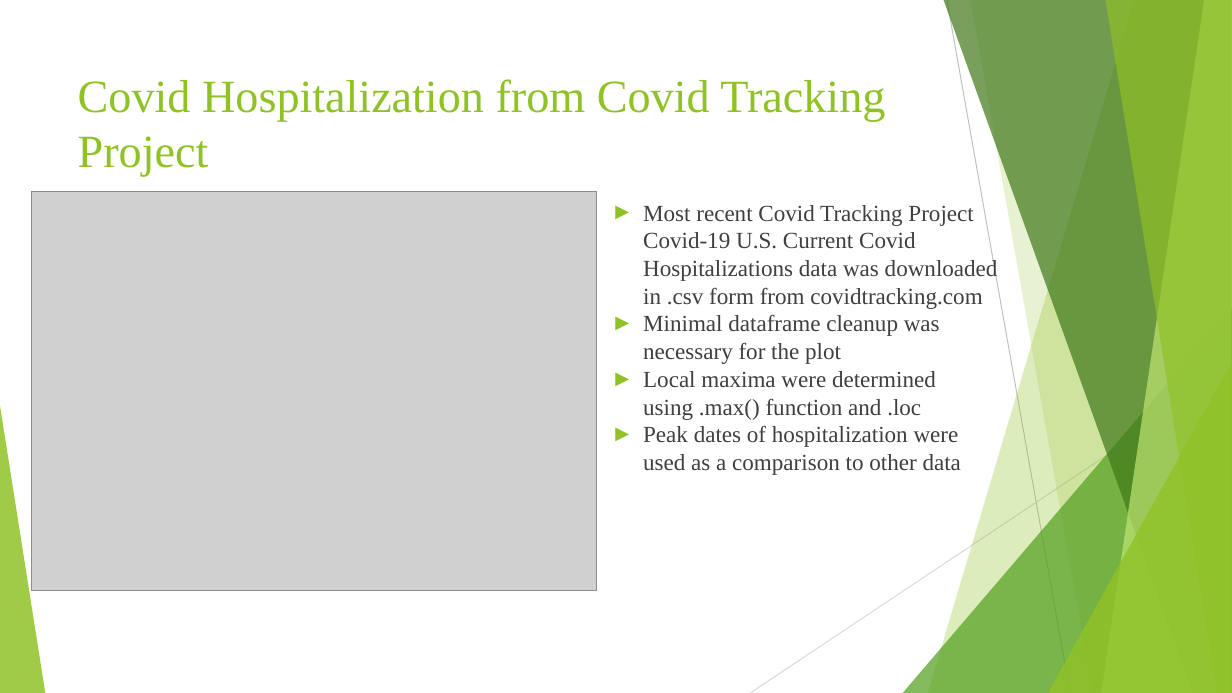
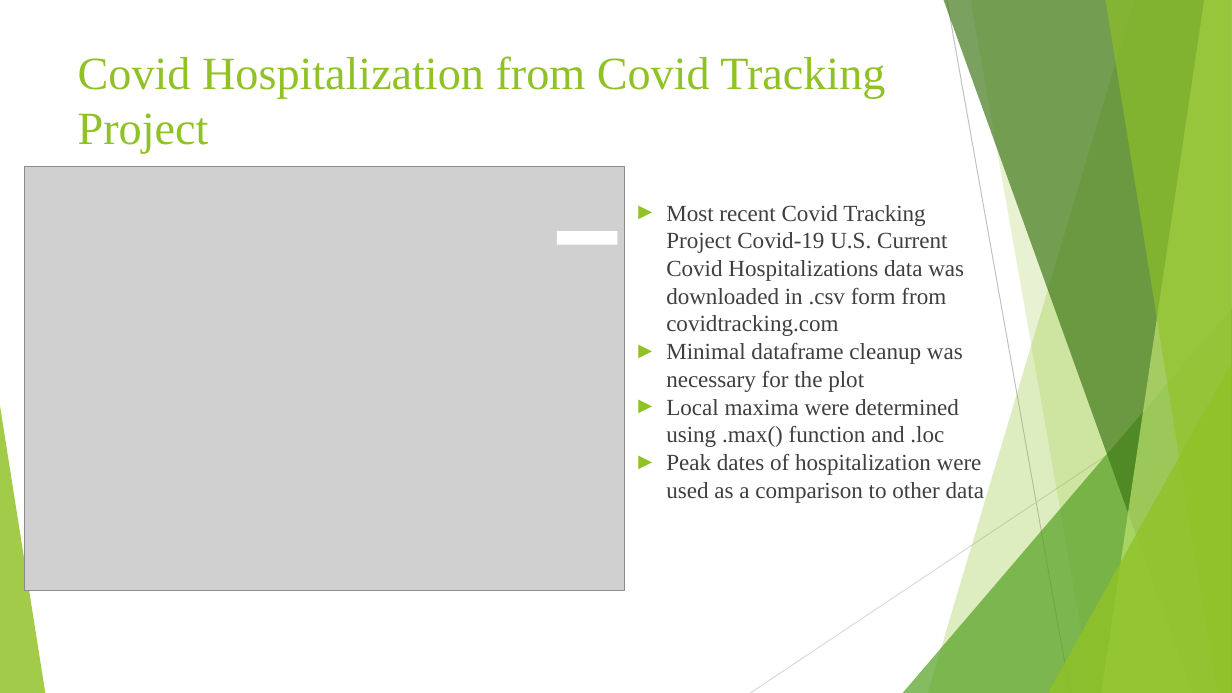
Before and after one commit to emmobley63/Project_1, a slide deck: slide 5 of Group 2 PowerPoint Presentation.pptx (slide 4 before the commit). Drawn at 1232x693 pixels with LibreOffice and Linux fonts; fonts in the diff are those of the drawing; grey boxes stand for pictures. Boxes give left, top, right and bottom in pixels: in the first picture for what was removed or moved away, otherwise in the second. Text is boxed around its words. In the diff, an @@ line names an element or a change of style, - is before the commit and + after.

```diff
--- a/Group 2 PowerPoint Presentation.pptx
+++ b/Group 2 PowerPoint Presentation.pptx
@@ freeform shape at [928, 0, 1232, 693]: fill #90C226 at 30% opacity to #90C226 at 29% opacity @@
@@ freeform shape at [944, 0, 1232, 693]: fill #3F7818 at 70% opacity to #3F7818 at 69% opacity @@
@@ title "Covid Hospitalization from Covid Tracking ...": place and size @@
-title "Covid Hospitalization from Covid Tracking ..." at [78, 79, 885, 177]
+title "Covid Hospitalization from Covid Tracking ..." at [78, 56, 885, 154]
@@ picture: place and size @@
-picture at [31, 191, 596, 591]
+picture at [24, 166, 625, 591]
@@ text "Most recent Covid Tracking Project ..." rewrapped from [643, 205, 998, 475] to [666, 205, 984, 503] @@
@@ rectangle added at [557, 231, 618, 245], fill #FFFFFF @@
@@ triangle at [903, 308, 1232, 693]: fill #54A021 at 72% opacity to #54A021 at 71% opacity @@
@@ triangle at [0, 406, 45, 693]: fill #90C226 at 85% opacity to #90C226 at 84% opacity @@
```
Also in this commit, not shown: 7 other slides changed, 11 slides added.
